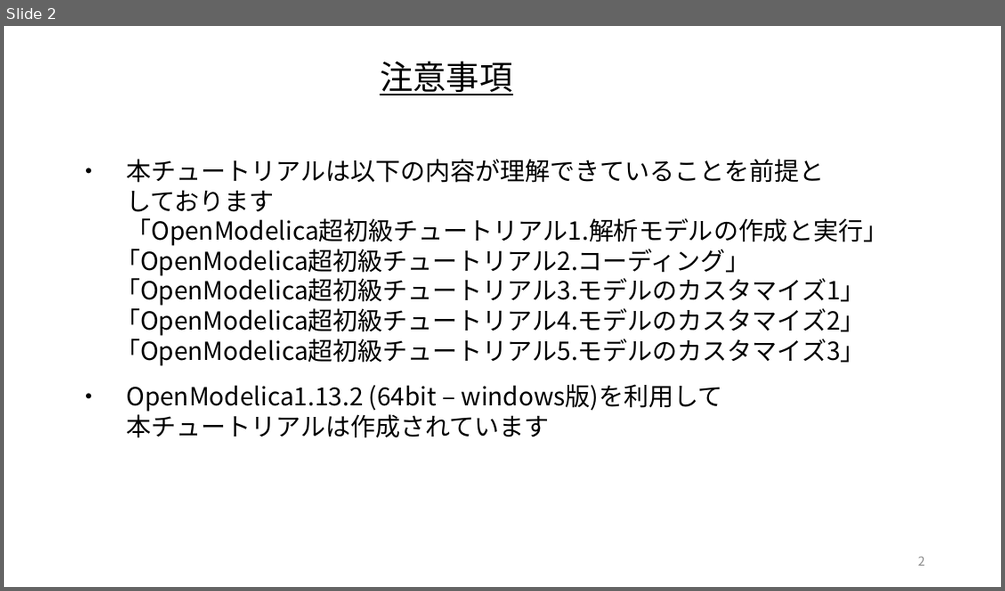
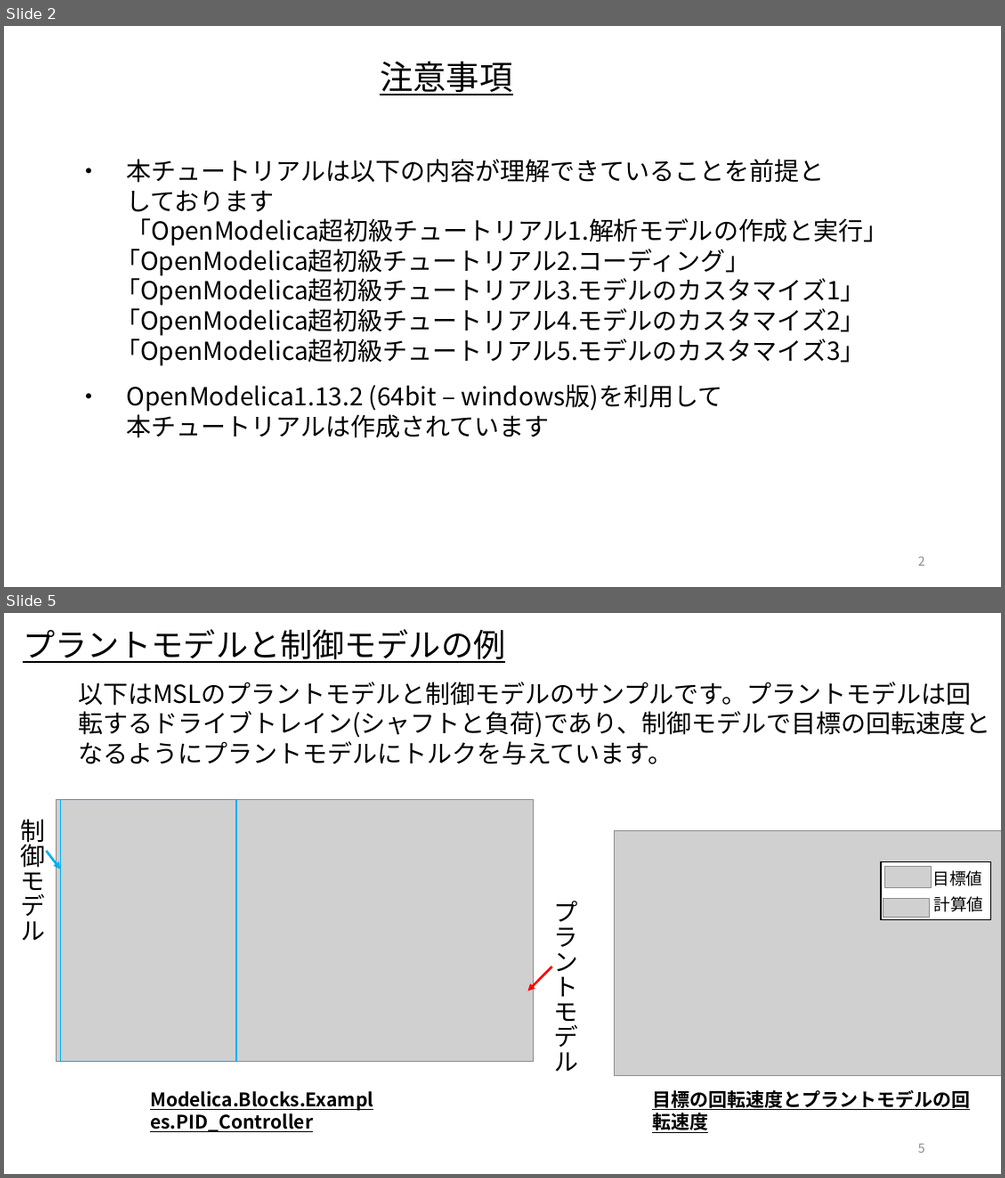
Before and after one commit to cubakija/OpenModelica_Tutorials_Ja, a slide deck: Dev/7_PhysicsDomainModel/OpenModelica_Tutorials_7_PlantModel.pptx. Shown one above the other, each under a label of ours: slide 2 before the commit, slides 2 and 5 after it; the slides between them are not shown. The pictures are 1005x591 and 1005x1178 pixels, drawn with LibreOffice and Linux fonts; fonts in the diff are those of the drawing; grey boxes stand for pictures. Boxes give left, top, right and bottom in pixels: in the first picture for what was removed or moved away, otherwise in the second. Text is boxed around its words. In the diff, an @@ line names an element or a change of style, - is before the commit and + after.

Commit message:
作成中のプラントモデル資料をアップ

```diff
--- a/Dev/7_PhysicsDomainModel/OpenModelica_Tutorials_7_PlantModel.pptx
+++ b/Dev/7_PhysicsDomainModel/OpenModelica_Tutorials_7_PlantModel.pptx
@@ slide 5 added at box(4, 613, 1001, 1174), background #FFFFFF @@
@@ text added at box(23, 629, 505, 663), 31 pt, text #000000, underline @@
+プラントモデルと制御モデルの例
@@ text added at box(78, 682, 991, 765), 24 pt, text #000000 @@
+以下はMSLのプラントモデルと制御モデルのサンプルです。プラントモデルは回転するドライブトレイン(シャフトと負荷)であり、制御モデルで目標の回転速度となるようにプラントモデルにトルクを与えています。
@@ rectangle added at box(60, 799, 235, 1061), outline #00B0F0 1 pt @@
@@ picture added at box(615, 831, 1001, 1075) @@
@@ rectangle added at box(882, 861, 991, 919), fill #FFFFFF, outline #000000 1 pt @@
@@ group added at box(21, 799, 578, 1132): 3 texts, 2 arrows, 1 picture @@
+Modelica.Blocks.Examples.PID_Controller
+制御モデル
+プラントモデル
@@ group added at box(882, 866, 984, 916): 2 pictures, 2 texts @@
+目標値
+計算値
@@ text added at box(652, 1090, 970, 1134), 18 pt, text #000000, bold, underline @@
+目標の回転速度とプラントモデルの回転速度
@@ page number added at box(918, 1143, 925, 1152), 12 pt, text #8C8C8C @@
+5
```
Also in this commit, not shown: 7 slides changed, 59 other slides added, 1 slide removed.
